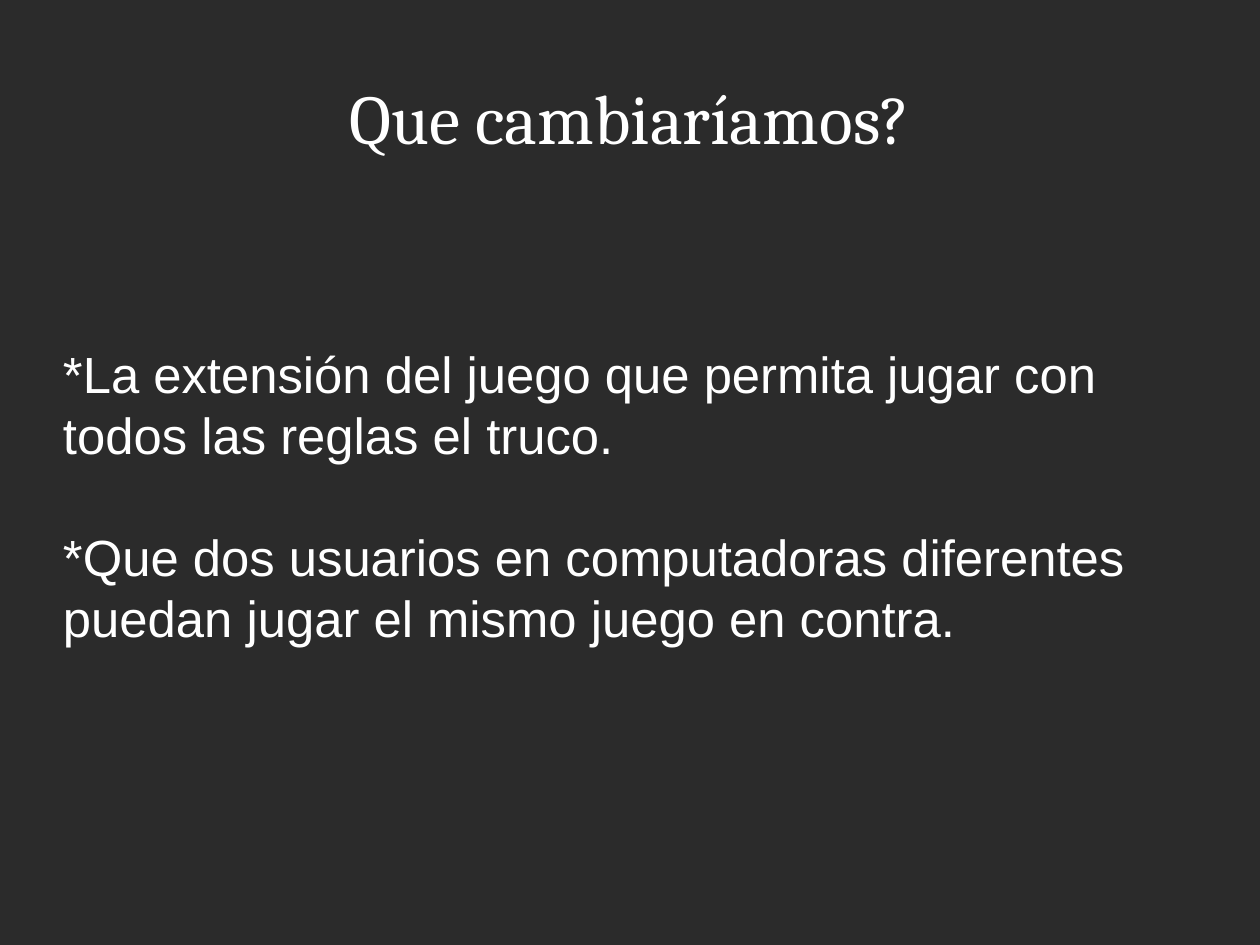
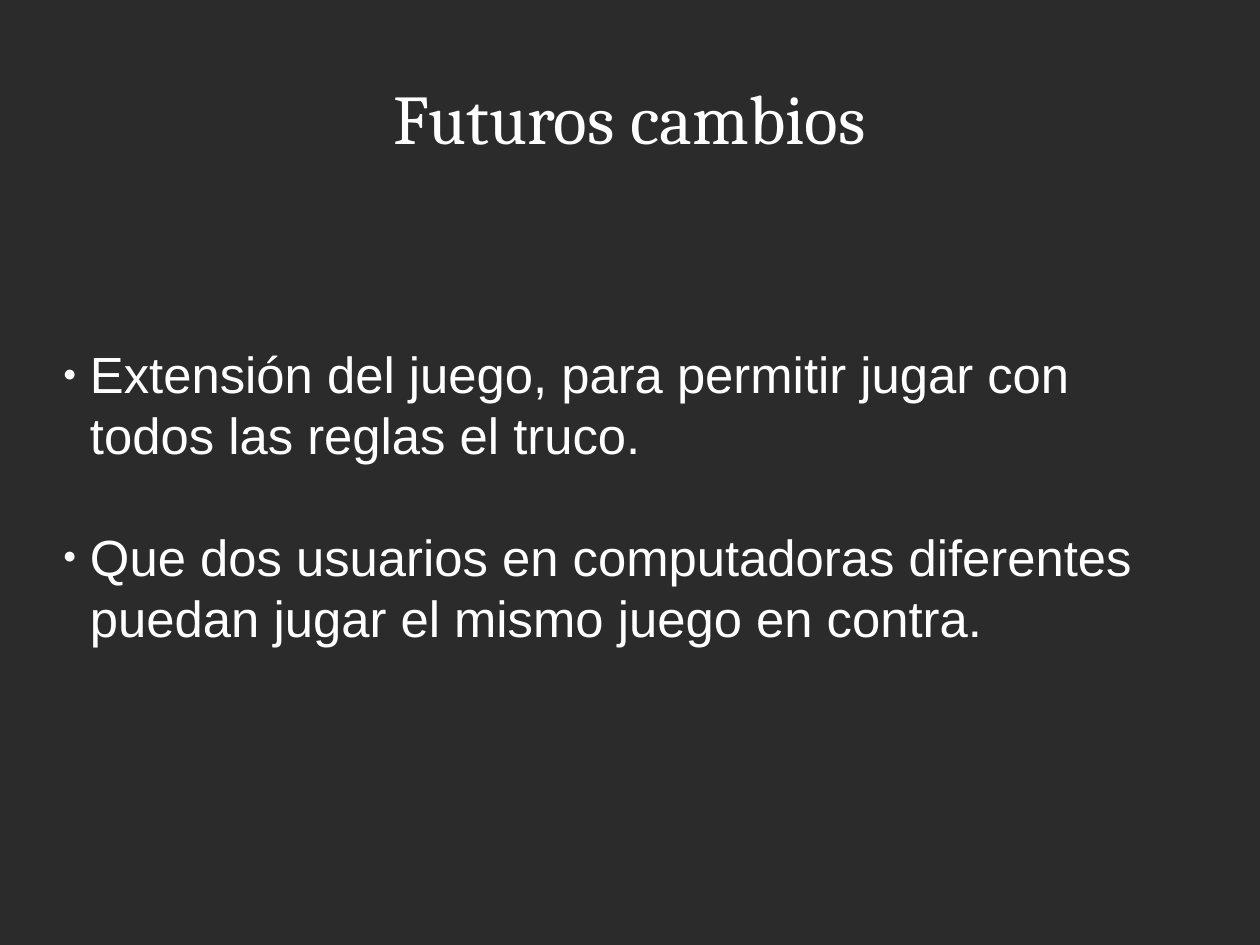
Before and after one commit to elisaboselli/TallerJavaScript, a slide deck: slide 12 of documents/presentacion.odp. Drawn at 1260x945 pixels with LibreOffice and Linux fonts; fonts in the diff are those of the drawing; background and template pictures are left out; a plain dark background stands for a picture behind light text. Boxes give left, top, right and bottom in pixels: in the first picture for what was removed or moved away, otherwise in the second. Text is boxed around its words. In the diff, an @@ line names an element or a change of style, - is before the commit and + after.

```diff
--- a/documents/presentacion.odp
+++ b/documents/presentacion.odp
@@ title at [394,95,866,145]: text changed @@
-Que cambiaríamos?
+Futuros cambios
@@ subtitle at [90,355,1132,647]: text changed @@
-*La extensión del juego que permita jugar con todos las reglas el truco.
-*Que dos usuarios en computadoras diferentes puedan jugar el mismo juego en contra.
+● Extensión del juego, para permitir jugar con todos las reglas el truco.
+● Que dos usuarios en computadoras diferentes puedan jugar el mismo juego en contra.
```
Also in this commit, not shown: 10 other slides changed, 7 other files.
